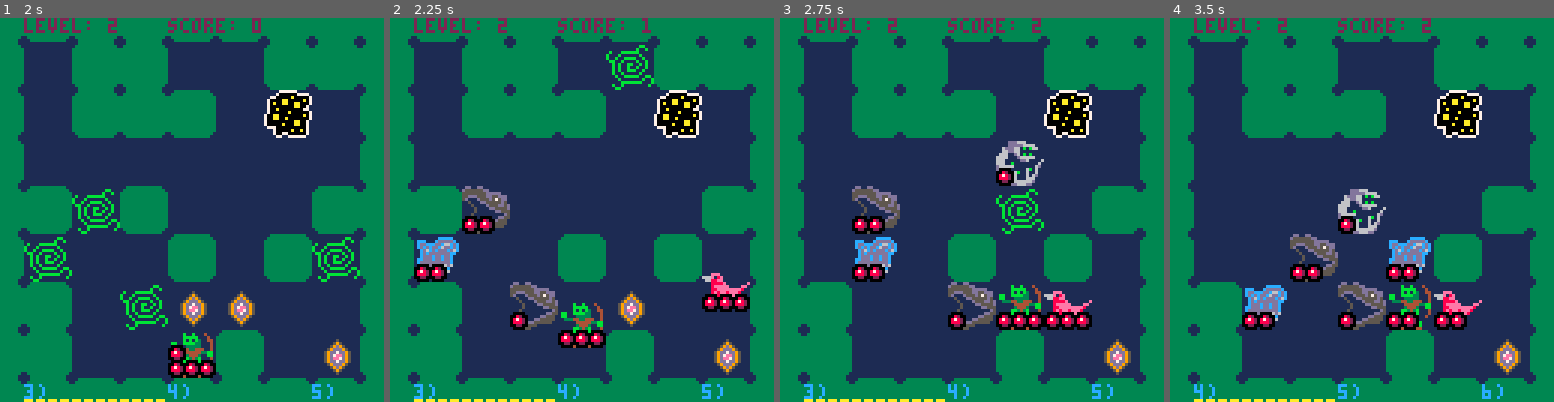
Above: before the commit, frames 1-4 (left to right).
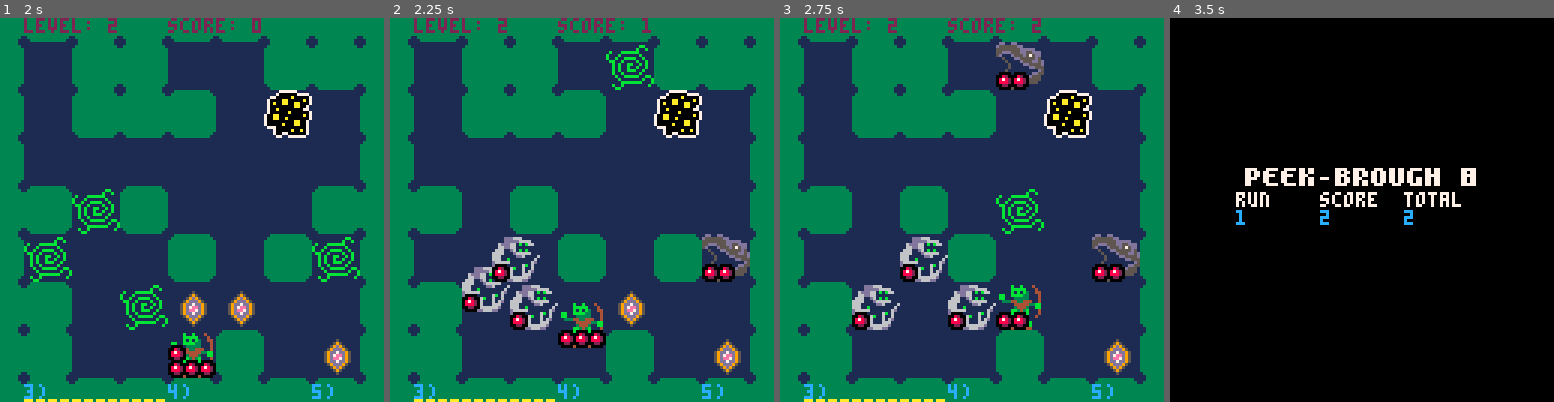
Above: after the commit, the same moments.

Repository: Ryan1729/broughlike-tutorial-ports
Game: PICO-8 cartridge pico8/broughlike-tutorial.p8
Two runs of this game, one before a commit and one after it. Both use one fixed random seed, a clock stepped at 60 frames per second and the inputs below.
Inputs:
- Up to frame 1 (2 s): tap X (X key) at 0.33, 1.07, 1.85 s; tap O (Z key) at 0.7, 1.7 s; hold Right from 1.6 s (still down)
- Up to frame 2 (2.25 s): release Right at 2.1 s; tap O (Z key) at 2.1 s; hold Up from 2.15 s (still down)
- Up to frame 3 (2.75 s): release Up at 2.42 s; hold Right from 2.47 s (still down); tap O (Z key) at 2.5 s
- Up to frame 4 (3.5 s): tap O (Z key) at 2.9, 3.3 s; tap X (X key) at 2.97 s; release Right at 3.03 s; hold Left from 3.08 s (still down)

Frame 1 is identical in both runs. In frame 2, 9.2% of the frame differs, in the area x 6-94%, y 43-82%; in frame 3, 16%; in frame 4, 98%, in the area x 0-100%, y 0-100%.

Commit message:
add maelstrom

Diff:
--- a/pico8/broughlike-tutorial.p8
+++ b/pico8/broughlike-tutorial.p8
@@ -827,6 +827,12 @@
             end
         end
         shake_amount = 20;
+    end,
+    maelstrom = function()
+        for i=1,#monsters do
+            monsters[i]:move(random_passable_tile())
+            monsters[i].teleport_counter = 2;
+        end
     end
 }
 
